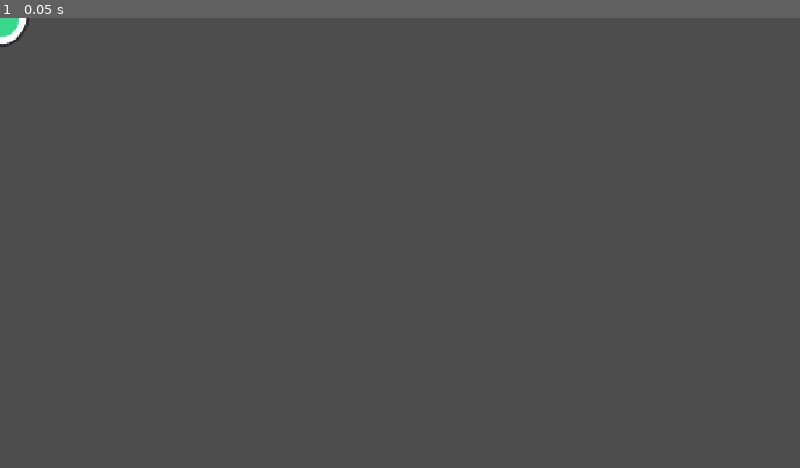
Above: before the commit, frame 1.
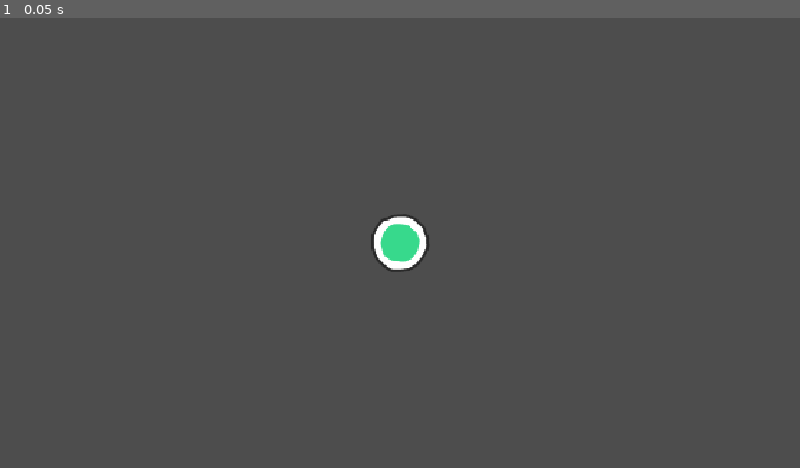
Above: after the commit, the same moment.

Repository: 108charlotte/sleepover-multiplayer
Game: Godot game, scene res://multiplayer_player.tscn
The game is run twice, just before and just after one commit, with the same random seed, the same clock (stepped at 60 frames per second) and the same inputs. This scene is started directly instead of the project's main scene.
Inputs:
- Up to frame 1 (0.05 s): no input

The runs differ from the first frame. In frame 1, 0.9% of the frame differs, in the area x 0-54%, y 0-57%.

Commit message:
exported several times and camera + players go away when disconnect

Diff:
--- a/demo/client_ui.gd
+++ b/demo/client_ui.gd
@@ -51,8 +51,9 @@
 	_log("[Multiplayer] Peer %d connected" % id)
 	$VBoxContainer/NumPlayers.text = "# of players in room (includes you!): " + _get_num_players()
 	$VBoxContainer/NumPlayers.show()
-	$VBoxContainer/HBoxContainer/LobbyCode.text = "Lobby Code: " + current_lobby
+	$VBoxContainer/HBoxContainer/LobbyCode.text = current_lobby
 	$VBoxContainer/HBoxContainer/LobbyCode.show()
+
 
 
 func _mp_peer_disconnected(id: int) -> void:
@@ -97,6 +98,10 @@
 	$VBoxContainer/HBoxContainer/CopyCode.hide()
 	$VBoxContainer/NumPlayers.hide()
 
+	# Remove any spawned player nodes (and their cameras) when returning to the join UI.
+	if %gridworld and %gridworld.has_method("clear_players"):
+		%gridworld.clear_players()
+
 	$VBoxContainer/HBoxContainer2/Hosting/Start.show()
 	$VBoxContainer/HBoxContainer2/Hosting/Start.disabled = false
 	$VBoxContainer/HBoxContainer2/Hosting/Stop.hide()
@@ -108,7 +113,7 @@
 func _lobby_joined(lobby: String) -> void:
 	_log("[Signaling] Joined lobby %s" % lobby)
 	current_lobby = lobby
-	$VBoxContainer/HBoxContainer/LobbyCode.text = "Lobby Code: " + current_lobby
+	$VBoxContainer/HBoxContainer/LobbyCode.text = current_lobby
 	$VBoxContainer/HBoxContainer/LobbyCode.show()
 	$VBoxContainer/HBoxContainer/CopyCode.show()
 
@@ -149,11 +154,10 @@
 
 
 func _on_copy_code_pressed() -> void:
-	DisplayServer.clipboard_set(current_lobby)
+	JavaScriptBridge.eval("copyToClipboard('%s')" % current_lobby)
 	$VBoxContainer/HBoxContainer/CopyCode.text = "Copied!"
 	await get_tree().create_timer(2.0).timeout
 	$VBoxContainer/HBoxContainer/CopyCode.text = "Copy"
-
 
 func _on_room_text_changed(new_text: String) -> void:
 	if new_text.is_empty():
--- a/gridworld.gd
+++ b/gridworld.gd
@@ -1,6 +1,7 @@
 extends Node2D
 
 const PlayerScene = preload("res://multiplayer_player.tscn")
+const PlayerScript = preload("res://scripts/multiplayer/multiplayer_player.gd")
 
 func setup_players() -> void:
 	if multiplayer.is_server():
@@ -21,3 +22,15 @@
 	var player = get_node_or_null(str(id))
 	if player:
 		player.queue_free()
+
+
+func clear_players() -> void:
+	# Remove any player instances that were spawned from the PlayerScene/script.
+	# This frees their Camera2D nodes as well.
+	for child in get_children():
+		if child is Node:
+			var scr = null
+			if child.has_method("get_script"):
+				scr = child.get_script()
+			if scr == PlayerScript:
+				child.queue_free()
--- a/scripts/multiplayer/multiplayer_player.gd
+++ b/scripts/multiplayer/multiplayer_player.gd
@@ -7,6 +7,8 @@
 		player_id = id
 var _target_position := Vector2.ZERO
 var _last_direction := Vector2.DOWN  # track for idle animation
+var _initial_camera_global_position := Vector2.ZERO
+var _initial_camera_global_rotation := 0.0
 
 func _enter_tree() -> void:
 	player_id = int(name)
@@ -21,7 +23,23 @@
 	var camera = get_node_or_null("Camera2D")
 	print("Camera found: ", camera)
 	if camera:
-		camera.enabled = is_multiplayer_authority()
+		# store the camera's initial global transform so we can reset it on disconnect
+		_initial_camera_global_position = camera.global_position
+		_initial_camera_global_rotation = camera.global_rotation
+		# Use Camera2D methods where available to control which camera is active.
+		# Different engine versions expose different APIs; prefer method calls.
+		if is_multiplayer_authority():
+			if camera.has_method("make_current"):
+				camera.make_current()
+			elif camera.has_method("set_current"):
+				camera.set_current(true)
+		else:
+			# Ensure the camera isn't left processing nor marked current
+			if camera.has_method("clear_current"):
+				camera.clear_current()
+			elif camera.has_method("set_current"):
+				camera.set_current(false)
+			camera.set_process(false)
 
 func _physics_process(delta: float) -> void:
 	if not is_multiplayer_authority():
@@ -76,3 +94,19 @@
 		animated_sprite.play("idle_up")
 	elif _last_direction == Vector2.DOWN:
 		animated_sprite.play("idle_down")
+
+func _exit_tree() -> void:
+	# When this player node leaves the scene tree (player disconnected),
+	# hard reset the camera to its initial global transform and disable it.
+	var camera = get_node_or_null("Camera2D")
+	if camera:
+		# restore the camera to the recorded initial world position/rotation
+		camera.global_position = _initial_camera_global_position
+		camera.global_rotation = _initial_camera_global_rotation
+		# disable the camera so it no longer becomes the current view
+		if camera.has_method("clear_current"):
+			camera.clear_current()
+		elif camera.has_method("set_current"):
+			camera.set_current(false)
+		# stop processing to be extra-safe and hide follow behavior
+		camera.set_process(false)
Not shown, added: export/index.apple-touch-icon.png.import
Not shown, added: export/index.icon.png.import
Not shown, added: export/index.png.import
Not shown, added: export_presets.cfg
Not shown, changed: .DS_Store
Not shown, added: clipboard.js
Not shown, added: export 2.zip
Not shown, added: export 3.zip
Not shown, added: export 4.zip
Not shown, added: export.zip
Not shown, added: export/.DS_Store
Not shown, added: export/clipboard.js
(and 9 more such lines)
